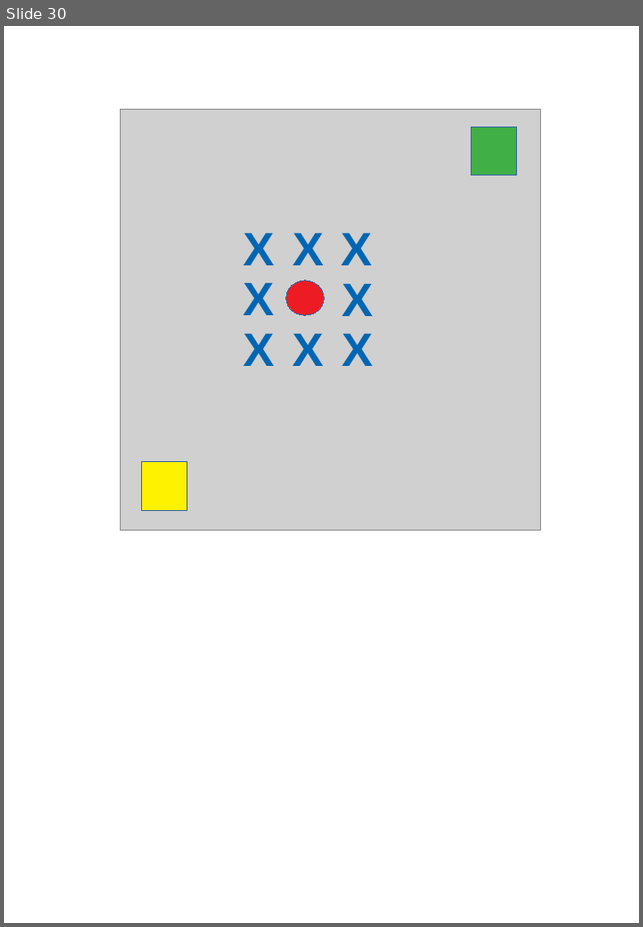
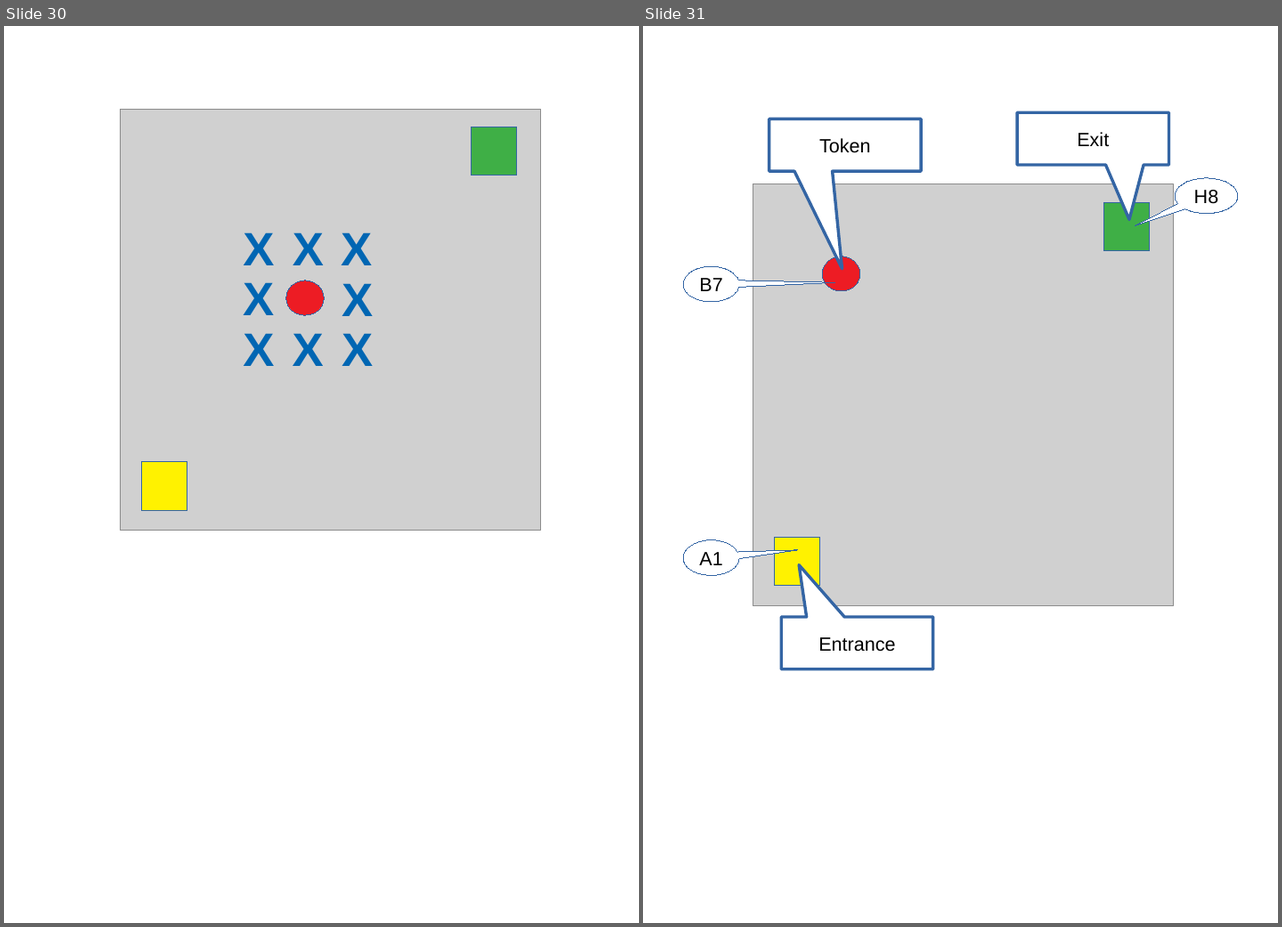
Before and after one commit to fabhrius/La-Cosa, a slide deck: capitulos/3 - Resolver un problema simple/Resolviendo un problema simple.odp. Shown side by side, each under a label of ours: slide 30 before the commit, slides 30 and 31 after it. The pictures are 643x927 and 1282x927 pixels, drawn with LibreOffice and Linux fonts; fonts in the diff are those of the drawing; grey boxes stand for pictures. Boxes give left, top, right and bottom in pixels: in the first picture for what was removed or moved away, otherwise in the second. Text is boxed around its words. In the diff, an @@ line names an element or a change of style, - is before the commit and + after.

```diff
--- a/capitulos/3 - Resolver un problema simple/Resolviendo un problema simple.odp
+++ b/capitulos/3 - Resolver un problema simple/Resolviendo un problema simple.odp
@@ slide 31 added at bbox=[643, 26, 1278, 923], background #FFFFFF @@
@@ speech box added at bbox=[768, 119, 921, 171], fill #FFFFFF, outline #3465A4 2.83 pt, 18 pt, text #000000 @@
+Token
@@ speech box added at bbox=[1017, 112, 1169, 165], fill #FFFFFF, outline #3465A4 2.83 pt, 18 pt, text #000000 @@
+Exit
@@ picture added at bbox=[752, 184, 1173, 605] @@
@@ speech bubble added at bbox=[1174, 178, 1237, 213], fill #FFFFFF, outline #3465A4 0 pt, 18 pt, text #000000 @@
+H8
@@ rectangle added at bbox=[1104, 202, 1149, 251], fill #3FAF46, outline #3465A4 0 pt @@
@@ ellipse added at bbox=[822, 257, 859, 291], fill #ED1C24, outline #3465A4 0 pt @@
@@ speech bubble added at bbox=[683, 266, 739, 302], fill #FFFFFF, outline #3465A4 0 pt, 18 pt, text #000000 @@
+B7
@@ speech bubble added at bbox=[683, 540, 739, 575], fill #FFFFFF, outline #3465A4 0 pt, 18 pt, text #000000 @@
+A1
@@ rectangle added at bbox=[774, 538, 819, 586], fill #FFF200, outline #3465A4 0 pt @@
@@ speech box added at bbox=[781, 617, 933, 669], fill #FFFFFF, outline #3465A4 2.83 pt, 18 pt, text #000000 @@
+Entrance
```
Also in this commit, not shown: 4 other slides added, 29 other files.
